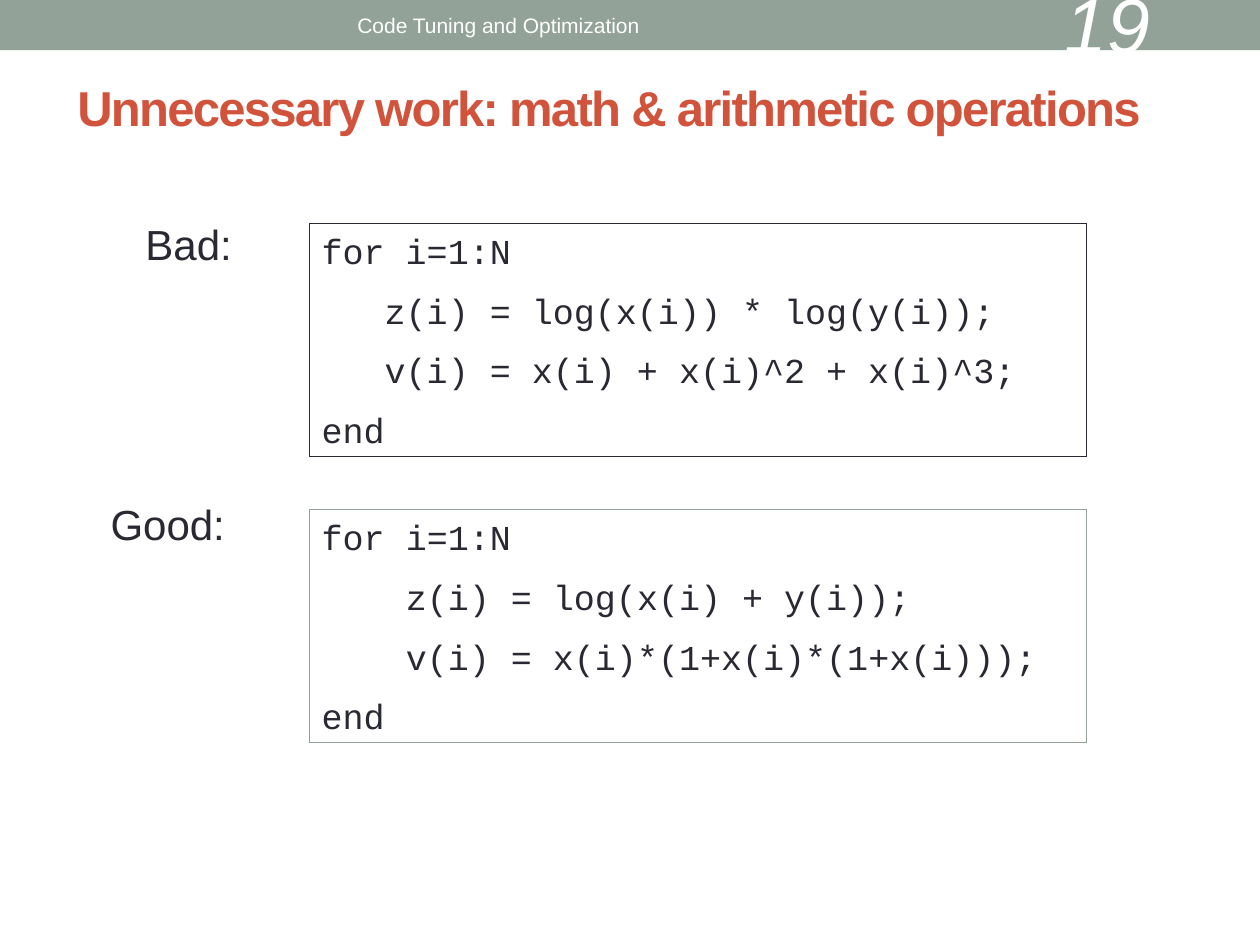
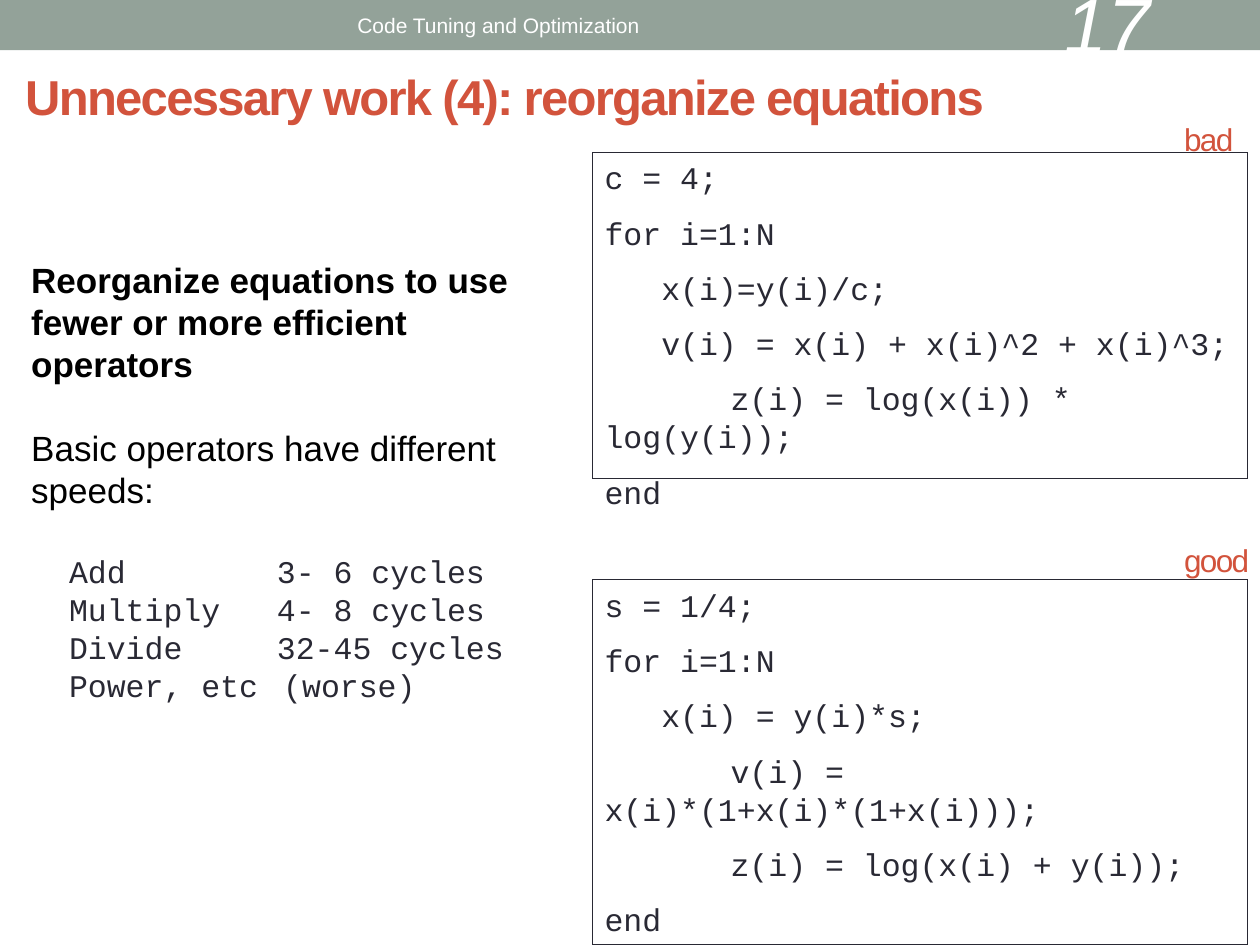
Before and after one commit to keithfma/bu_tutorial_matlab_performance, a slide deck: slide 17 of slides.odp (slide 19 before the commit). Drawn at 1260x945 pixels with LibreOffice and Linux fonts; fonts in the diff are those of the drawing. Boxes give left, top, right and bottom in pixels: in the first picture for what was removed or moved away, otherwise in the second. Text is boxed around its words. In the diff, an @@ line names an element or a change of style, - is before the commit and + after.

```diff
--- a/slides.odp
+++ b/slides.odp
@@ page number at (x1=1064, y1=0, x2=1150, y2=68): text changed @@
-19
+17
@@ title at (x1=25, y1=79, x2=984, y2=125): text changed @@
-Unnecessary work: math & arithmetic operations
+Unnecessary work (4): reorganize equations
@@ text added at (x1=1184, y1=128, x2=1233, y2=153), 18 pt, text #D2533C @@
+bad
@@ rectangle "c = 4;" resized from (x1=309, y1=223, x2=1086, y2=456) to (x1=592, y1=152, x2=1247, y2=479) @@
@@ text in rectangle at (x1=605, y1=168, x2=718, y2=195): paragraph added @@
+c = 4;
@@ text removed at (x1=111, y1=229, x2=231, y2=541) @@
-Bad:
-Good:
@@ text in rectangle at (x1=605, y1=222, x2=1033, y2=455): size 20 to 18 pt in "for i=1:N", "z(i) = log(x(i)) * log(y(i));", "end" @@
@@ text added at (x1=31, y1=267, x2=508, y2=704), 20 pt, text #000000 @@
+Reorganize equations to use fewer or more efficient operators
+Basic operators have different speeds:
+Add 3- 6 cycles
+Multiply 4- 8 cycles
+Divide 32-45 cycles
+Power, etc (worse)
@@ text in rectangle at (x1=661, y1=277, x2=1228, y2=362): paragraphs added @@
+x(i)=y(i)/c;
+v(i) = x(i) + x(i)^2 + x(i)^3;
@@ text in rectangle at (x1=385, y1=358, x2=1015, y2=391): paragraph removed @@
-v(i) = x(i) + x(i)^2 + x(i)^3;
@@ text added at (x1=1184, y1=549, x2=1249, y2=578), 18 pt, text #D2533C @@
+good
@@ rectangle "s = 1/4;" resized from (x1=310, y1=510, x2=1087, y2=743) to (x1=592, y1=580, x2=1247, y2=944) @@
@@ rectangle "s = 1/4;" at (x1=592, y1=580, x2=1247, y2=944): outline #93A299 0.51 pt to #292934 0.51 pt @@
@@ text in rectangle at (x1=605, y1=594, x2=756, y2=623): paragraph added @@
+s = 1/4;
@@ text in rectangle at (x1=406, y1=645, x2=1037, y2=678): paragraph removed @@
-v(i) = x(i)*(1+x(i)*(1+x(i)));
@@ text in rectangle at (x1=605, y1=649, x2=1184, y2=932): size 20 to 18 pt in "for i=1:N", "z(i) = log(x(i) + y(i));", "end" @@
@@ text in rectangle at (x1=605, y1=705, x2=1040, y2=828): paragraphs added @@
+x(i) = y(i)*s;
+v(i) = x(i)*(1+x(i)*(1+x(i)));
```
Also in this commit, not shown: 17 other slides changed, 6 slides added, 15 slides removed, 1 other file.
